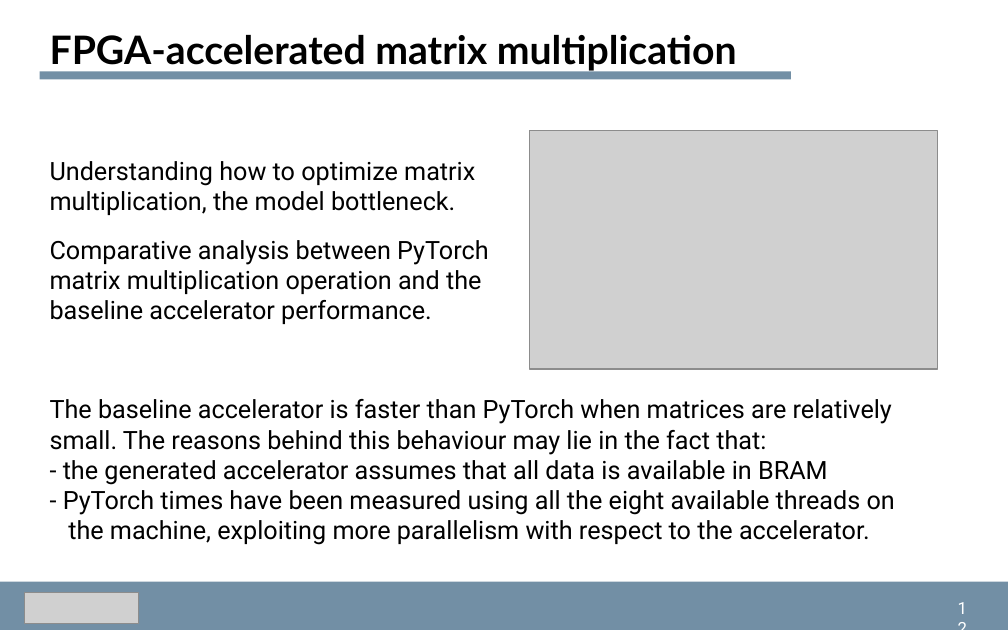
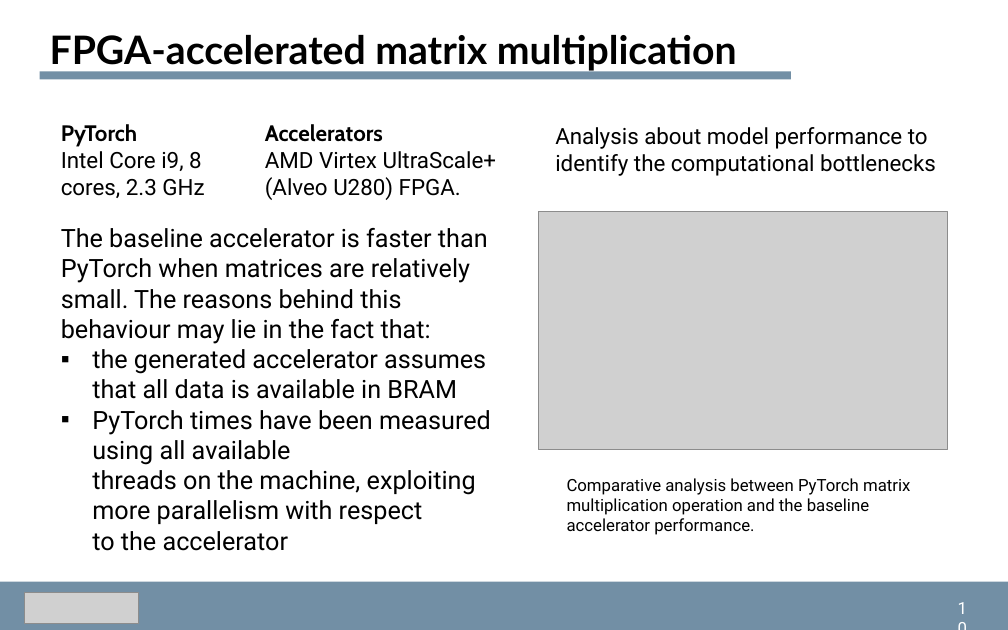
Before and after one commit to dmsgnn/master-thesis, a slide deck: slide 10 of docs/presentation/presentation.pptx (slide 11 before the commit). Drawn at 1008x630 pixels with LibreOffice and Linux fonts; fonts in the diff are those of the drawing; grey boxes stand for pictures. Boxes give left, top, right and bottom in pixels: in the first picture for what was removed or moved away, otherwise in the second. Text is boxed around its words. In the diff, an @@ line names an element or a change of style, - is before the commit and + after.

```diff
--- a/docs/presentation/presentation.pptx
+++ b/docs/presentation/presentation.pptx
@@ text added at [61, 124, 204, 198], 16 pt, text #000000 @@
+PyTorch
+Intel Core i9, 8
+cores, 2.3 GHz
@@ text added at [265, 124, 497, 200], 16 pt, text #000000 @@
+Accelerators
+AMD Virtex UltraScale+ (Alveo U280) FPGA.
@@ text at [555, 127, 936, 176]: text changed; size 18 to 16 pt @@
-Understanding how to optimize matrix
-multiplication, the model bottleneck.
+Analysis about model performance to identify the computational bottlenecks
@@ text "The baseline accelerator is faster ...": place and size @@
-text "The baseline accelerator is faster ..." at [50, 399, 895, 545]
+text "The baseline accelerator is faster ..." at [61, 228, 491, 551]
@@ picture: place and size @@
-picture at [529, 131, 937, 369]
+picture at [539, 212, 948, 450]
@@ text at [92, 349, 491, 551]: text changed @@
-- the generated accelerator assumes that all data is available in BRAM
-- PyTorch times have been measured using all the eight available threads on
-the machine, exploiting more parallelism with respect to the accelerator.
+▪ the generated accelerator assumes that all data is available in BRAM
+▪ PyTorch times have been measured using all available
+  threads on the machine, exploiting more parallelism with respect
+  to the accelerator
@@ text "Comparative analysis between PyTorch matrix ...": place and size @@
-text "Comparative analysis between PyTorch matrix ..." at [50, 240, 489, 324]
+text "Comparative analysis between PyTorch matrix ..." at [567, 478, 910, 535]
@@ text "Comparative analysis between PyTorch matrix ..." at [567, 478, 910, 535]: size 18 to 12 pt @@
```
Also in this commit, not shown: 16 other slides changed, 1 other file.
